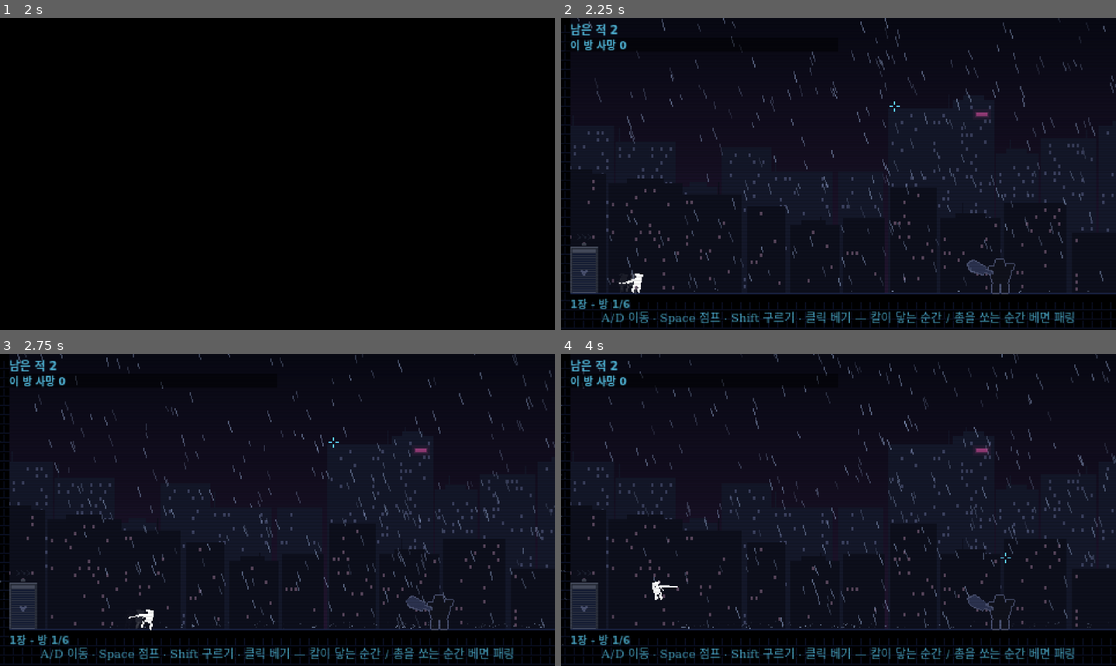
Above: before the commit, frames 1-4 (two rows, left to right).
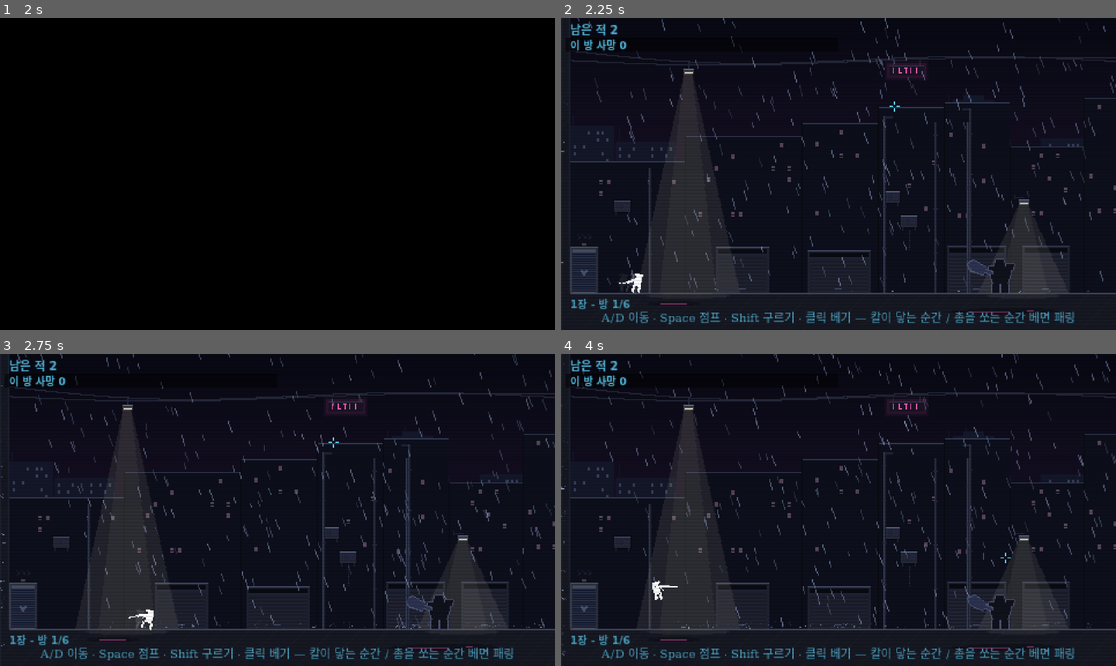
Above: after the commit, the same moments.

Repository: sinsiu60/vampire
Game: Godot game, scene res://scenes/Boot.tscn
The game is run twice, just before and just after one commit, with the same random seed, the same clock (stepped at 60 frames per second) and the same inputs.
Inputs (mouse positions are in pixels of both pictures, inside the frame that each line leads up to):
- Up to frame 1 (2 s): tap Enter at 0.5 s; move the mouse to (399, 158) at 0.52 s; hold D (move_right) 0.53-1.28 s; tap Shift (roll) at 0.6 s; tap Space (jump) at 0.77, 1.52 s; tap R (restart) at 1.25 s; move the mouse to (166, 189) at 1.27 s; hold Down from 1.28 s (still down); click (166, 189) at 1.35 s
- Up to frame 2 (2.25 s): move the mouse to (894, 105) at 2.02 s; release Down at 2.03 s; hold D (move_right) from 2.03 s (still down); tap Enter at 2.1 s
- Up to frame 3 (2.75 s): keep holding D (move_right)
- Up to frame 4 (4 s): move the mouse to (810, 572) at 2.77 s; release D (move_right) at 2.78 s; hold Up 2.78-3.53 s; tap Keypad Enter at 2.85 s; tap Space (jump) at 3.02, 3.77 s; move the mouse to (1005, 556) at 3.52 s; hold A (move_left) from 3.53 s (still down); tap 1 at 3.6 s

Frame 1 is identical in both runs. In frame 2, 19% of the frame differs, in the area x 0-100%, y 0-100%; in frame 3, 19%; in frame 4, 19%.

Commit message:
Art stage 4: rainy market-alley dressing for rooms 1-5
AlleyDressing draws the alley facades (shuttered shops, AC units, pipes,
upper windows), two sagging wires, one or two small pink/orange neon
signs and per-room lamps with light cones, replacing the near-building
layer in rooms 1-5. Terrain is repainted in the palette with puddles and
lamp pools; collision and doors are unchanged. Quiet rain ambience in
those rooms to match the visible rain.

Co-Authored-By: Claude Opus 5.5 <noreply@anthropic.com>
Claude-Session: https://claude.ai/code/session_01Hw7CUmAL3io1FzSxzDnmmR

Diff:
--- a/blank/rooms/ch1/room_01.tscn
+++ b/blank/rooms/ch1/room_01.tscn
@@ -10,6 +10,11 @@
 [node name="room_01" type="Node2D"]
 script = ExtResource("1_hl8xn")
 room_title = "1 베기 기본 — 근접 적 2"
+paint_terrain = true
+art_style = "alley"
+lamp_xs = PackedFloat32Array(110, 400, 630)
+ambience = "rain_loop"
+ambience_volume = 0.2
 
 [node name="Terrain" type="TileMapLayer" parent="."]
 tile_map_data = PackedByteArray("AAAAAB4AAAABAAAAAAAAAB8AAAABAAAAAAAAACAAAAABAAAAAAAAACEAAAABAAAAAAABAB4AAAAAAAAAAAABAB …(6640 unchanged characters)…
--- a/blank/rooms/ch1/room_02.tscn
+++ b/blank/rooms/ch1/room_02.tscn
@@ -10,6 +10,11 @@
 [node name="room_02" type="Node2D"]
 script = ExtResource("1_bso2o")
 room_title = "2 패링 배우기 — 높은 곳의 총잡이 1 (조준 1.0초)"
+paint_terrain = true
+art_style = "alley"
+lamp_xs = PackedFloat32Array(90, 300, 515)
+ambience = "rain_loop"
+ambience_volume = 0.2
 
 [node name="Terrain" type="TileMapLayer" parent="."]
 tile_map_data = PackedByteArray("AAAAAB4AAAABAAAAAAAAAB8AAAABAAAAAAAAACAAAAABAAAAAAAAACEAAAABAAAAAAABAB4AAAAAAAAAAAABAB …(8272 unchanged characters)…
--- a/blank/rooms/ch1/room_03.tscn
+++ b/blank/rooms/ch1/room_03.tscn
@@ -12,6 +12,11 @@
 [node name="room_03" type="Node2D"]
 script = ExtResource("1_hnpc0")
 room_title = "3 구르기 · 지연 공격 · 연사 — 돌격병 1 + 연사병 1"
+paint_terrain = true
+art_style = "alley"
+lamp_xs = PackedFloat32Array(200, 450, 700)
+ambience = "rain_loop"
+ambience_volume = 0.2
 
 [node name="Terrain" type="TileMapLayer" parent="."]
 tile_map_data = PackedByteArray("AAAAAB4AAAABAAAAAAAAAB8AAAABAAAAAAAAACAAAAABAAAAAAAAACEAAAABAAAAAAABAB4AAAAAAAAAAAABAB …(8352 unchanged characters)…
--- a/blank/rooms/ch1/room_04.tscn
+++ b/blank/rooms/ch1/room_04.tscn
@@ -12,6 +12,11 @@
 [node name="room_04" type="Node2D"]
 script = ExtResource("1_sto05")
 room_title = "4 수류탄 — 척탄병 1 + 근접 적 2 (모여 있음)"
+paint_terrain = true
+art_style = "alley"
+lamp_xs = PackedFloat32Array(140, 470, 640)
+ambience = "rain_loop"
+ambience_volume = 0.2
 
 [node name="Terrain" type="TileMapLayer" parent="."]
 tile_map_data = PackedByteArray("AAAAAB4AAAABAAAAAAAAAB8AAAABAAAAAAAAACAAAAABAAAAAAAAACEAAAABAAAAAAABAB4AAAAAAAAAAAABAB …(6880 unchanged characters)…
--- a/blank/rooms/ch1/room_05.tscn
+++ b/blank/rooms/ch1/room_05.tscn
@@ -14,6 +14,11 @@
 [node name="room_05" type="Node2D"]
 script = ExtResource("1_ghrr2")
 room_title = "5 종합 시험 — 연사병 · 척탄병 · 돌격병 · 근접 적"
+paint_terrain = true
+art_style = "alley"
+lamp_xs = PackedFloat32Array(120, 410, 620, 860)
+ambience = "rain_loop"
+ambience_volume = 0.2
 
 [node name="Terrain" type="TileMapLayer" parent="."]
 tile_map_data = PackedByteArray("AAAAAB4AAAABAAAAAAAAAB8AAAABAAAAAAAAACAAAAABAAAAAAAAACEAAAABAAAAAAABAB4AAAAAAAAAAAABAB …(9984 unchanged characters)…
--- /dev/null
+++ b/blank/scripts/AlleyDressing.gd
@@ -0,0 +1,290 @@
+extends RefCounted
+class_name AlleyDressing
+## 1장 일반 방 (room_01 ~ 05) 무대: "비 내리는 시장 뒷골목" — 코드로 한 번 이미지로 그림 (Background 의 Structures · Floor 층).
+## 색은 모두 Palette (장식 네온은 분홍 · 주황만, 빨강 · 보라 · 하늘색 없음).
+##  Structures (월드, 시차 1.0): 골목 벽면 (#0D0F1C, 지붕선 높이 제각각 — 위로 먼 건물이 보임) · 위층 창문 몇 개 ·
+##    셔터 내린 가게 · 에어컨 실외기 · 배관 · 가로지르는 전선 2가닥 · 작은 네온 간판 1 ~ 2개 · 조명 (방마다 위치 다름) + 원뿔 빛 10%
+##  Floor (지형 위): 물웅덩이 (가운데 분홍 반사선) · 조명 아래 바닥 빛 웅덩이
+## 같은 방은 늘 같은 모습 (시드 = 방 번호).
+
+const NEON_ORANGE := Color("#D2783C")     ## 장식 주황 (신호 아님 — 패링 노랑 · 주황보다 어둡게)
+
+var img: Image
+var floor_img: Image
+var lamps: Array = []                     ## 조명 { bulb (전역), kind } — 테스트 · 확인용
+var signs := 0
+
+var _rng := RandomNumberGenerator.new()
+var _w := 0
+var _h := 0
+var _floor := 240
+var _room: Node = null
+var _wires: Array = []                    # [[y0, y1, sag]]
+
+
+## room = Room (cell_kind · size_px), lamp_xs = 조명 x (방마다), seed = 방 번호
+func build(room: Node, lamp_xs: PackedFloat32Array, seed: int, floor_y: float, floor_image: Image) -> Image:
+	_room = room
+	var size: Vector2 = room.size_px()
+	_w = int(size.x)
+	_h = int(size.y)
+	_floor = int(floor_y)
+	_rng.seed = 104723 * seed + 7
+	img = Image.create(_w, _h, false, Image.FORMAT_RGBA8)
+	floor_img = floor_image
+	_facade()
+	_make_wires()
+	_draw_wires()
+	_neon_signs()
+	for i in lamp_xs.size():
+		_lamp(lamp_xs[i], i)
+	_puddles()
+	return img
+
+
+# ---------------------------------------------------------------- 그리기 도우미
+func _fill(x: int, y: int, w: int, h: int, c: Color, on: Image = null) -> void:
+	var im := img if on == null else on
+	var r := Rect2i(x, y, w, h).intersection(Rect2i(0, 0, im.get_width(), im.get_height()))
+	if r.size.x > 0 and r.size.y > 0:
+		if c.a >= 0.999:
+			im.fill_rect(r, c)
+		else:
+			for yy in range(r.position.y, r.end.y):
+				for xx in range(r.position.x, r.end.x):
+					im.set_pixel(xx, yy, im.get_pixel(xx, yy).blend(c))
+
+
+func _px(x: int, y: int, c: Color, on: Image = null) -> void:
+	_fill(x, y, 1, 1, c, on)
+
+
+## 가로로 납작한 타원 (중심 cx, cy, 반지름 rx, ry) 을 덧칠
+func _ellipse(cx: float, cy: float, rx: float, ry: float, c: Color, on: Image) -> void:
+	for yy in range(int(cy - ry), int(cy + ry) + 1):
+		var t := (float(yy) - cy) / maxf(ry, 0.5)
+		if absf(t) > 1.0:
+			continue
+		var hw := rx * sqrt(1.0 - t * t)
+		_fill(int(roundf(cx - hw)), yy, int(roundf(hw * 2.0)), 1, c, on)
+
+
+# ---------------------------------------------------------------- 골목 벽면 · 가게 · 실외기 · 배관
+func _facade() -> void:
+	var P := Palette
+	var x := 0
+	while x < _w:
+		var sw := _rng.randi_range(56, 112)
+		var top := _rng.randi_range(62, 128)
+		_fill(x, top, sw, _floor - top, P.NEAR_BUILDING)
+		_fill(x, top, sw, 1, P.STRUCT_DARK)                        # 지붕선 + 윗면 림
+		_fill(x, top, sw, 1, Color(P.RIM, 0.22))
+		if _rng.randf() < 0.5:                                     # 옥상 난간 · 물받이
+			_fill(x + 2, top - 3, sw - 4, 1, P.STRUCT_DARK)
+			var px := x + 2
+			while px < x + sw - 2:
+				_fill(px, top - 3, 1, 3, P.STRUCT_DARK)
+				px += 5
+		_fill(x, top, 1, _floor - top, P.STRUCT_EDGE)              # 건물 사이 틈
+		# 위층 창문 (3×4, 드물게 · 일부 창살)
+		var wy := top + 6
+		while wy < _floor - 64:
+			var wx := x + 5
+			while wx < x + sw - 6:
+				if _rng.randf() < 0.1:
+					_fill(wx, wy, 3, 4, P.NEAR_WINDOW)
+					if _rng.randf() < 0.4:
+						_fill(wx, wy + 2, 3, 1, P.NEAR_BUILDING)
+				wx += 7
+			wy += 10
+		# 1층: 셔터 내린 가게 또는 실외기 벽
+		if _rng.randf() < 0.65 and sw >= 46:
+			_shop(x, sw)
+		else:
+			for k in _rng.randi_range(1, 2):
+				_ac(x + _rng.randi_range(4, maxi(5, sw - 20)), _rng.randi_range(maxi(top + 14, _floor - 96), _floor - 34))
+		for k in _rng.randi_range(0, 2):
+			_pipe(x + _rng.randi_range(3, maxi(4, sw - 5)), top + _rng.randi_range(0, 18))
+		x += sw
+
+
+## 셔터 내린 가게: 간판 띠 + 셔터 가로줄 + 손잡이
+func _shop(x: int, sw: int) -> void:
+	var P := Palette
+	var w := mini(sw - 10, _rng.randi_range(36, 64))
+	var h := _rng.randi_range(30, 40)
+	var sx := x + (sw - w) / 2
+	var sy := _floor - h
+	_fill(sx - 2, sy - 7, w + 4, h + 7, P.STRUCT_DARK)            # 문틀 + 간판 띠
+	_fill(sx - 2, sy - 7, w + 4, 1, Color(P.RIM, 0.3))
+	_fill(sx, sy - 5, w, 4, P.STRUCT_EDGE)                       # 꺼진 간판 판
+	_fill(sx, sy, w, h, P.FLOOR_JOINT)                           # 셔터
+	var yy := sy + 1
+	while yy < _floor:
+		_fill(sx, yy, w, 1, P.STRUCT_LIGHT)
+		yy += 3
+	_fill(sx, sy, w, 2, P.STRUCT_DARK)                           # 셔터 통
+	_fill(sx + w / 2 - 3, _floor - 4, 6, 1, Color(P.RIM, 0.35))  # 손잡이
+
+
+## 에어컨 실외기 14×10: 판 · 격자 · 팬 · 받침 (가끔 물 자국)
+func _ac(x: int, y: int) -> void:
+	var P := Palette
+	_fill(x - 1, y - 1, 16, 12, P.STRUCT_EDGE)
+	_fill(x, y, 14, 10, P.STRUCT_LIGHT)
+	_fill(x, y, 14, 1, Color(P.RIM, 0.45))
+	for gx in [2, 4, 6]:
+		_fill(x + gx, y + 2, 1, 6, P.STRUCT_DARK)
+	var c := Vector2(x + 10.5, y + 5.0)
+	for a in 12:                                                 # 팬 (1px 원)
+		var q := c + Vector2.from_angle(TAU * a / 12.0) * 3.0
+		_px(int(q.x), int(q.y), P.STRUCT_DARK)
+	_px(int(c.x), int(c.y), P.STRUCT_DARK)
+	_fill(x + 1, y + 10, 1, 3, P.STRUCT_DARK)                    # 받침
+	_fill(x + 12, y + 10, 1, 3, P.STRUCT_DARK)
+	if _rng.randf() < 0.5:
+		var dy := y + 13
+		while dy < mini(y + 30, _floor):
+			_px(x + 7, dy, Color(P.SPLASH, 0.18))
+			dy += 2
+
+
+## 세로 배관 (2px + 왼쪽 림 1px, 이음매)
+func _pipe(x: int, y0: int) -> void:
+	var P := Palette
+	_fill(x, y0, 2, _floor - y0, P.STRUCT_DARK)
+	_fill(x, y0, 1, _floor - y0, Color(P.RIM, 0.22))
+	var y := y0 + _rng.randi_range(10, 24)
+	while y < _floor - 4:
+		_fill(x - 1, y, 4, 1, P.STRUCT_LIGHT)
+		y += _rng.randi_range(22, 40)
+	if _rng.randf() < 0.5:                                       # 위에서 꺾여 벽으로 들어감
+		var dir := -1 if _rng.randf() < 0.5 else 1
+		_fill(x + (2 if dir > 0 else -6), y0, 6, 2, P.STRUCT_DARK)
+
+
+# ---------------------------------------------------------------- 전선 · 네온 간판
+func _make_wires() -> void:
+	_wires = []
+	for k in 2:
+		_wires.append([_rng.randi_range(28, 56), _rng.randi_range(28, 56), _rng.randf_range(5.0, 12.0)])
+
+
+func wire_y(k: int, x: float) -> float:
+	var wd: Array = _wires[k]
+	var u := clampf(x / maxf(1.0, float(_w)), 0.0, 1.0)
+	return lerpf(float(wd[0]), float(wd[1]), u) + float(wd[2]) * sin(u * PI * 3.0) * 0.5 + float(wd[2]) * sin(u * PI)
+
+
+func _draw_wires() -> void:
+	for k in _wires.size():
+		var prev := int(roundf(wire_y(k, 0.0)))
+		for x in _w:
+			var y := int(roundf(wire_y(k, float(x))))
+			for yy in range(mini(prev, y), maxi(prev, y) + 1):
+				_px(x, yy, Palette.STRUCT_LIGHT)
+			prev = y
+
+
+## 작은 네온 간판 1 ~ 2개: 전선에 매달린 가로 간판 + 벽에 붙은 세로 간판 (분홍 · 주황 획)
+func _neon_signs() -> void:
+	var P := Palette
+	var n := _rng.randi_range(1, 2)
+	for i in n:
+		var col: Color = P.NEON_PINK if (i + _rng.randi()) % 2 == 0 else NEON_ORANGE
+		var horizontal := i == 0
+		var w := _rng.randi_range(22, 30) if horizontal else 8
+		var h := 9 if horizontal else _rng.randi_range(20, 26)
+		var x := _rng.randi_range(70, maxi(71, _w - 70 - w))
+		var y: int
+		if horizontal:
+			y = int(roundf(wire_y(0, x + w / 2.0))) + 6
+			_fill(x + 3, y - 6, 1, 6, P.STRUCT_DARK)              # 매단 줄
+			_fill(x + w - 4, y - 6, 1, 6, P.STRUCT_DARK)
+		else:
+			y = _rng.randi_range(118, 150)
+			_fill(x - 2, y + 3, 2, 1, P.STRUCT_DARK)             # 벽 받침
+		# 글로우 (네온만 번짐) → 판 → 획
+		_fill(x - 4, y - 4, w + 8, h + 8, Color(col, 0.05))
+		_fill(x - 2, y - 2, w + 4, h + 4, Color(col, 0.09))
+		_fill(x, y, w, h, Color("#181422"))
+		_fill(x, y, w, 1, Color(P.RIM, 0.25))
+		if horizontal:
+			var sx := x + 3
+			while sx < x + w - 4:
+				var kind := _rng.randi() % 3
+				if kind == 0:
+					_fill(sx, y + 2, 1, 5, col)
+				elif kind == 1:
+					_fill(sx, y + 2, 3, 1, col)
+					_fill(sx + 1, y + 2, 1, 5, col)
+				else:
+					_fill(sx, y + 6, 3, 1, col)
+					_fill(sx, y + 2, 1, 5, col)
+				sx += 5
+		else:
+			var sy := y + 2
+			while sy < y + h - 4:
+				_fill(x + 2, sy, 4, 1, col)
+				if _rng.randf() < 0.6:
+					_fill(x + 3, sy + 1, 1, 2, col)
+				sy += 5
+		signs += 1
+
+
+# ---------------------------------------------------------------- 조명 (전선에 매달림 / 벽 받침) + 원뿔 빛
+func _lamp(x: float, i: int) -> void:
+	var P := Palette
+	var xi := int(roundf(x))
+	var kind := "wire" if i % 2 == 0 else "wall"
+	var shade_y: int
+	if kind == "wire":
+		var wy := int(roundf(wire_y(1, x)))
+		_fill(xi, wy, 1, 7, P.STRUCT_LIGHT)                      # 줄
+		shade_y = wy + 7
+	else:
+		shade_y = _floor - _rng.randi_range(78, 96)
+		_fill(xi - 8, shade_y - 2, 9, 1, P.STRUCT_LIGHT)         # 벽에서 나온 팔
+		_fill(xi - 8, shade_y - 4, 1, 4, P.STRUCT_DARK)
+	_fill(xi - 4, shade_y, 9, 3, P.STRUCT_LIGHT)                 # 갓 9×3
+	_fill(xi - 4, shade_y, 9, 1, Color(P.RIM, 0.6))
+	var by := shade_y + 3
+	_fill(xi - 4, by - 1, 9, 3, Color(P.LAMP_LIGHT, 0.2))
+	_fill(xi - 3, by, 7, 1, P.LAMP_LIGHT)                        # 전구 7×1
+	# 원뿔 빛: 전구 폭 → 바닥에서 폭 bw (안쪽 겹은 더 좁게)
+	var bw := _rng.randi_range(78, 96)
+	for layer in [[1.0, P.LAMP_CONE_ALPHA], [0.55, P.LAMP_CONE_ALPHA * 0.6]]:
+		var k: float = layer[0]
+		for yy in range(by + 1, _floor):
+			var u := float(yy - by) / float(_floor - by)
+			var hw := lerpf(3.5, bw * 0.5 * k, u)
+			_fill(int(roundf(x - hw)), yy, int(roundf(hw * 2.0)), 1, Color(P.LAMP_LIGHT, float(layer[1])))
+	# 바닥 빛 웅덩이
+	_ellipse(x, _floor + 2.0, bw * 0.4, 2.5, Color(P.LAMP_LIGHT, P.LAMP_CONE_ALPHA * 0.8), floor_img)
+	lamps.append({ "bulb": Vector2(x, by), "kind": kind })
+
+
+# ---------------------------------------------------------------- 바닥: 물웅덩이 (가운데 분홍 반사선)
+func _puddles() -> void:
+	var P := Palette
+	var n := maxi(3, _w / 180)
+	for i in n:
+		var w := _rng.randi_range(40, 80)
+		var x := _rng.randi_range(40, maxi(41, _w - 40 - w))
+		var top := _surface(x + w / 2)
+		if top < 0 or _surface(x) != top or _surface(x + w) != top:
+			continue                                              # 평평한 바닥에만
+		var y := float(top) + _rng.randf_range(6.0, 18.0)
+		var h := _rng.randf_range(2.0, 3.5)
+		_ellipse(x + w / 2.0, y, w / 2.0, h, Color("#10111A"), floor_img)
+		_fill(x + w / 4, int(roundf(y)), w / 2, 1, Color(P.NEON_PINK, 0.45), floor_img)
+
+
+## 그 x 의 맨 아래 바닥 윗면 y (지형 칸, 위가 비어 있는 곳) — 없으면 -1
+func _surface(x: int) -> int:
+	var t: int = int(Config.room.tile)
+	var cx := x / t
+	for cy in range(_h / t - 1, 0, -1):
+		if _room.cell_kind(Vector2i(cx, cy)) == 1 and _room.cell_kind(Vector2i(cx, cy - 1)) == 0:
+			return cy * t
+	return -1
--- a/blank/scripts/Background.gd
+++ b/blank/scripts/Background.gd
@@ -20,6 +20,8 @@
 var dark_window_p := 0.035
 var dark_tint := 0.45
 var _seed := 1
+var alley := false               ## 시장 뒷골목 무대 (가까운 건물 층 대신 AlleyDressing 벽면)
+var dressing: AlleyDressing = null
 
 var _room_w := 480.0
 var _rng := RandomNumberGenerator.new()
@@ -40,6 +42,7 @@
 	_room_w = room_w
 	base_y = floor_y
 	_seed = seed
+	alley = room != null and String(room.get("art_style")) == "alley"
 	_build_layers()
 	if room != null:
 		rain_back.room = room
@@ -56,8 +59,9 @@
 	var far := _city(Palette.PARALLAX_FAR, _dim(Palette.FAR_BUILDING, t), _dim(Palette.FAR_WINDOW, t), Vector2(90, 170), Vector2(26, 58),
 		dark_window_p if dark else 0.18, true)
 	layers.append(far)
-	layers.append(_city(Palette.PARALLAX_NEAR, _dim(Palette.NEAR_BUILDING, t), _dim(Palette.NEAR_WINDOW, t), Vector2(50, 110), Vector2(30, 64),
-		dark_window_p if dark else 0.12, false))
+	if not alley:   # 골목 방은 가까운 건물 대신 월드의 골목 벽면 (AlleyDressing)
+		layers.append(_city(Palette.PARALLAX_NEAR, _dim(Palette.NEAR_BUILDING, t), _dim(Palette.NEAR_WINDOW, t), Vector2(50, 110), Vector2(30, 64),
+			dark_window_p if dark else 0.12, false))
 	if _parallax != null:
 		_parallax.queue_redraw()
 
@@ -183,6 +187,17 @@
 				_fill(img, x0 + t - 1, y0, 1, t, Palette.STRUCT_DARK)
 			if room.cell_kind(c + Vector2i(0, -1)) != 1:
 				_fill(img, x0, y0, t, 1, Palette.FLOOR_LINE)
+	# 5 Structures + 바닥 장식 (시장 뒷골목)
+	var st := $Structures as Node2D
+	for ch in st.get_children():
+		ch.queue_free()
+	if alley:
+		dressing = AlleyDressing.new()
+		var simg := dressing.build(room, room.lamp_xs, _seed, base_y, img)
+		var ss := Sprite2D.new()
+		ss.centered = false
+		ss.texture = ImageTexture.create_from_image(simg)
+		st.add_child(ss)
 	var fl := $Floor as Node2D
 	for ch in fl.get_children():
 		ch.queue_free()
--- a/blank/scripts/Room.gd
+++ b/blank/scripts/Room.gd
@@ -11,6 +11,8 @@
 @export var ambience := ""       ## 배경음 반복 (sounds/ 의 이름, 예: "rain_loop") — 없으면 ""
 @export var ambience_volume := -1.0   ## 배경음 볼륨 (-1 = Config.audio 기본값)
 @export var paint_terrain := false    ## 지형을 1장 팔레트로 다시 칠함 (Background 의 Floor 층 — 타일은 안 보이게, 충돌은 그대로)
+@export_enum("none", "alley") var art_style := "none"   ## alley = 비 내리는 시장 뒷골목 무대 (AlleyDressing — 가까운 건물 대신 골목 벽면)
+@export var lamp_xs: PackedFloat32Array = PackedFloat32Array()   ## 골목 조명 x (방마다 다르게)
 
 @onready var terrain: TileMapLayer = $Terrain
 
Not shown, added: blank/scripts/AlleyDressing.gd.uid
Not shown, changed: blank/README.md
